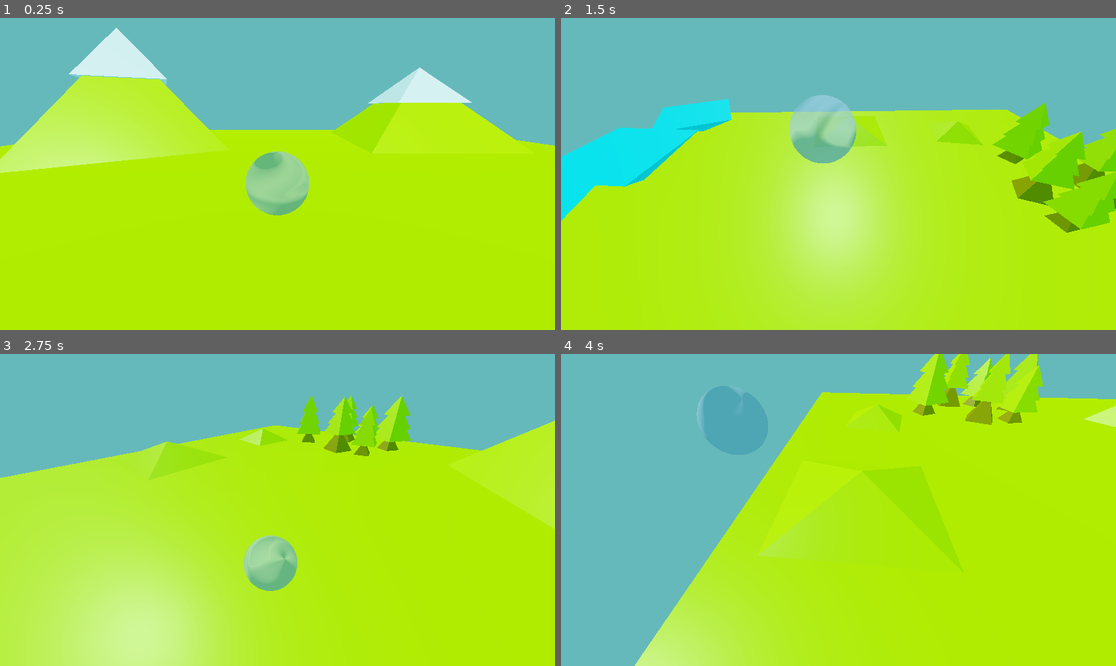
Above: before the commit, frames 1-4 (two rows, left to right).
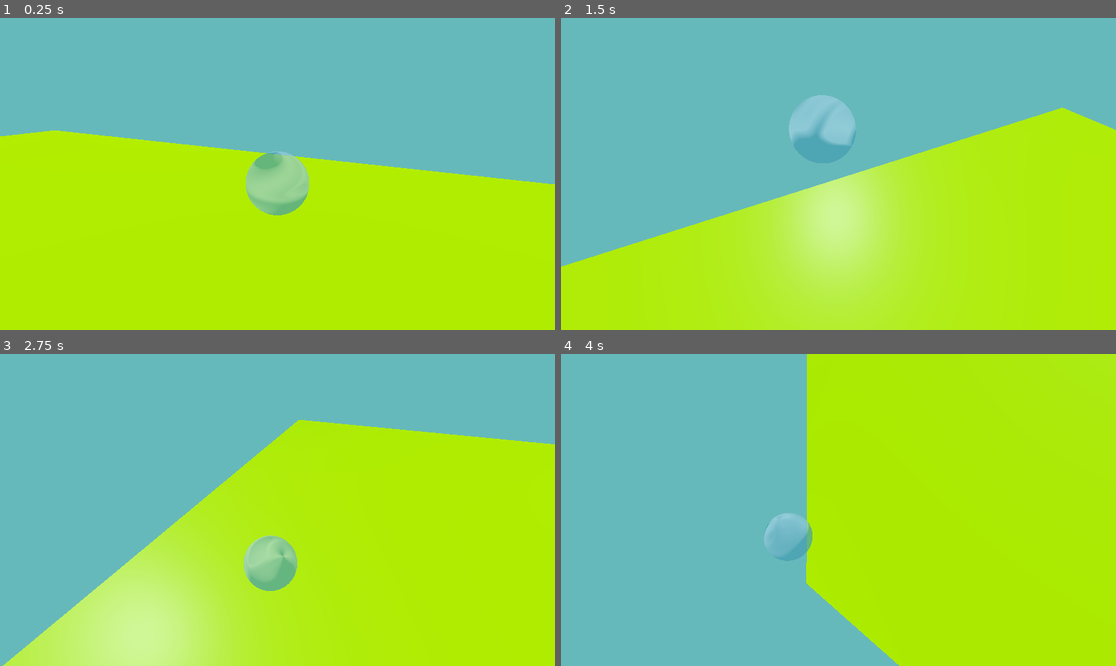
Above: after the commit, the same moments.

Repository: Samiser/pyraball
Game: Godot game, scene res://main.tscn
Two runs of this game, one before a commit and one after it. Both use one fixed random seed, a clock stepped at 60 frames per second and the inputs below.
Inputs (mouse positions are in pixels of both pictures, inside the frame that each line leads up to):
- Up to frame 1 (0.25 s): no input
- Up to frame 2 (1.5 s): move the mouse to (960, 158) at 0.52 s; press the mouse at (960, 158) at 0.53 s; hold D (right) 0.53-1.28 s; tap Space (jump) at 0.77 s; move the mouse to (810, 174) at 1.27 s; release the mouse at (810, 174) at 1.28 s; hold W (forward) from 1.28 s (still down); click (810, 174) at 1.35 s
- Up to frame 3 (2.75 s): keep holding W (forward); tap Space (jump) at 1.52 s; move the mouse to (288, 503) at 2.02 s; press the mouse at (288, 503) at 2.03 s
- Up to frame 4 (4 s): keep holding W (forward); move the mouse to (832, 516) at 2.77 s; release the mouse at (832, 516) at 2.78 s; click (832, 516) at 2.85 s; tap Space (jump) at 3.02, 3.77 s; move the mouse to (877, 513) at 3.52 s; press the mouse at (877, 513) at 3.53 s

The runs differ from the first frame. In frame 1, 19% of the frame differs, in the area x 0-100%, y 3-54%; in frame 2, 26%, in the area x 0-100%, y 24-80%; in frame 3, 22%; in frame 4, 23%.

Commit message:
added rudimentary world rotation

Diff:
--- /dev/null
+++ b/main.gd
@@ -0,0 +1,15 @@
+extends Node3D
+
+@onready var player: Player = $Player
+
+func _on_rotation(direction: String, player_position: Vector3) -> void:
+	var tween := create_tween()
+	tween.tween_property(player, "global_position:y", 30, 2)
+	tween.tween_property($PyraWorld, "rotation", Vector3(0, 0, deg_to_rad(115)), 3)
+	tween.tween_property($PyraWorld, "rotation", Vector3(0, deg_to_rad(90), 0), 3)
+	tween.tween_property($PyraWorld, "rotation", Vector3(deg_to_rad(115), 0, 0), 3)
+	await tween.finished
+	player.on_rotation_completed(player_position)
+
+func _ready() -> void:
+	$Player.rotate.connect(_on_rotation)
--- a/main.tscn
+++ b/main.tscn
@@ -1,5 +1,6 @@
-[gd_scene load_steps=4 format=3 uid="uid://bxt4ae0qrgpd0"]
+[gd_scene load_steps=5 format=3 uid="uid://bxt4ae0qrgpd0"]
 
+[ext_resource type="Script" uid="uid://bu7eh1ydu658n" path="res://main.gd" id="1_h2yge"]
 [ext_resource type="PackedScene" uid="uid://ccdc33vpni5bd" path="res://player.tscn" id="1_ig7tw"]
 [ext_resource type="PackedScene" uid="uid://dp7qio86hk64j" path="res://pyra_world.fbx" id="2_0xm2m"]
 
@@ -10,9 +11,10 @@
 tonemap_white = 1.2
 
 [node name="Main" type="Node3D"]
+script = ExtResource("1_h2yge")
 
 [node name="Player" parent="." instance=ExtResource("1_ig7tw")]
-transform = Transform3D(1, 0, 0, 0, 1, 0, 0, 0, 1, 0, 14.0369, 0)
+transform = Transform3D(1, 0, 0, 0, 1, 0, 0, 0, 1, 0, 6.64144, 0)
 
 [node name="WorldEnvironment" type="WorldEnvironment" parent="."]
 environment = SubResource("Environment_ig7tw")
@@ -22,4 +24,5 @@
 light_energy = 0.4
 light_indirect_energy = 0.4
 
-[node name="pyra_world" parent="." instance=ExtResource("2_0xm2m")]
+[node name="PyraWorld" parent="." instance=ExtResource("2_0xm2m")]
+transform = Transform3D(-0.442679, -0.89668, -1.79057e-05, 0.89668, -0.442679, -8.46276e-05, 6.7962e-05, -5.35126e-05, 1, 0, -0.413994, 0)
--- a/player.gd
+++ b/player.gd
@@ -1,4 +1,5 @@
 extends RigidBody3D
+class_name Player
 
 var rolling_force: float = 50.0
 
@@ -9,9 +10,21 @@
 @onready var camera_target: Marker3D = $CameraTarget
 @onready var spring_arm: SpringArm3D = $CameraTarget/SpringArm3D
 
+signal rotate(direction: String, player_position: Vector3)
+
 func _ready() -> void:
 	camera_target.top_level = true
 	floor_check.top_level = true
+
+func _rotate(direction: String) -> void:
+	freeze = true
+	rotate.emit(direction, global_position)
+
+func on_rotation_completed(old_position: Vector3) -> void:
+	var tween := create_tween()
+	tween.tween_property(self, "global_position", old_position, 0.5)
+	await tween.finished
+	freeze = false
 
 func _input(event: InputEvent) -> void:
 	if event.is_action_pressed("ui_cancel"):
@@ -20,6 +33,10 @@
 		if Input.mouse_mode == Input.MOUSE_MODE_VISIBLE:
 			Input.mouse_mode = Input.MOUSE_MODE_CAPTURED
 			get_viewport().set_input_as_handled()
+	elif event.is_action_pressed("rotate_left"):
+		_rotate("left")
+	elif event.is_action_pressed("rotate_right"):
+		_rotate("right")
 
 func _unhandled_input(event: InputEvent) -> void:
 	if event is InputEventMouseMotion and Input.mouse_mode == Input.MOUSE_MODE_CAPTURED:
--- a/project.godot
+++ b/project.godot
@@ -51,6 +51,16 @@
 "events": [Object(InputEventMouseButton,"resource_local_to_scene":false,"resource_name":"","device":-1,"window_id":0,"a …(253 unchanged characters)…
 ]
 }
+rotate_left={
+"deadzone": 0.2,
+"events": [Object(InputEventKey,"resource_local_to_scene":false,"resource_name":"","device":-1,"window_id":0,"alt_pressed":false,"shift_pressed":false,"ctrl_pressed":false,"meta_pressed":false,"pressed":false,"keycode":0,"physical_keycode":81,"key_label":0,"unicode":113,"location":0,"echo":false,"script":null)
+]
+}
+rotate_right={
+"deadzone": 0.2,
+"events": [Object(InputEventKey,"resource_local_to_scene":false,"resource_name":"","device":-1,"window_id":0,"alt_pressed":false,"shift_pressed":false,"ctrl_pressed":false,"meta_pressed":false,"pressed":false,"keycode":0,"physical_keycode":69,"key_label":0,"unicode":101,"location":0,"echo":false,"script":null)
+]
+}
 
 [rendering]
 
Not shown, added: main.gd.uid
